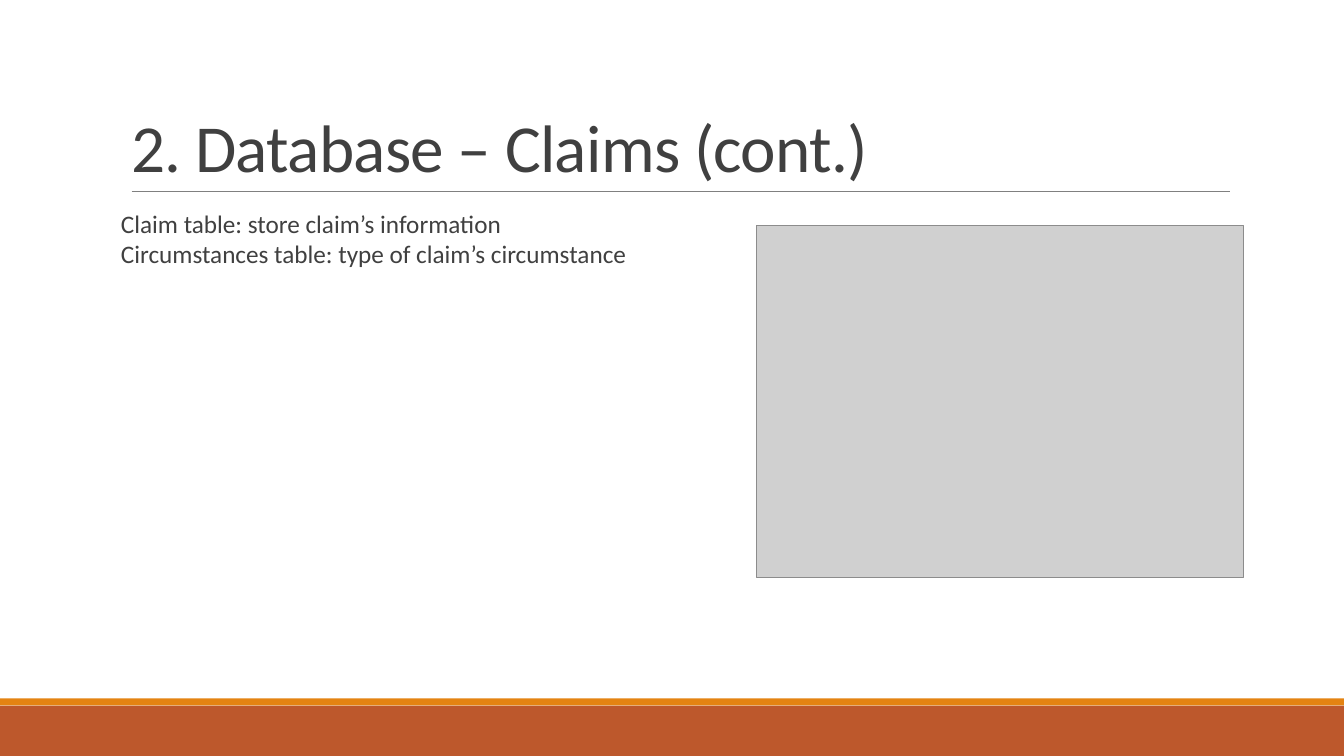
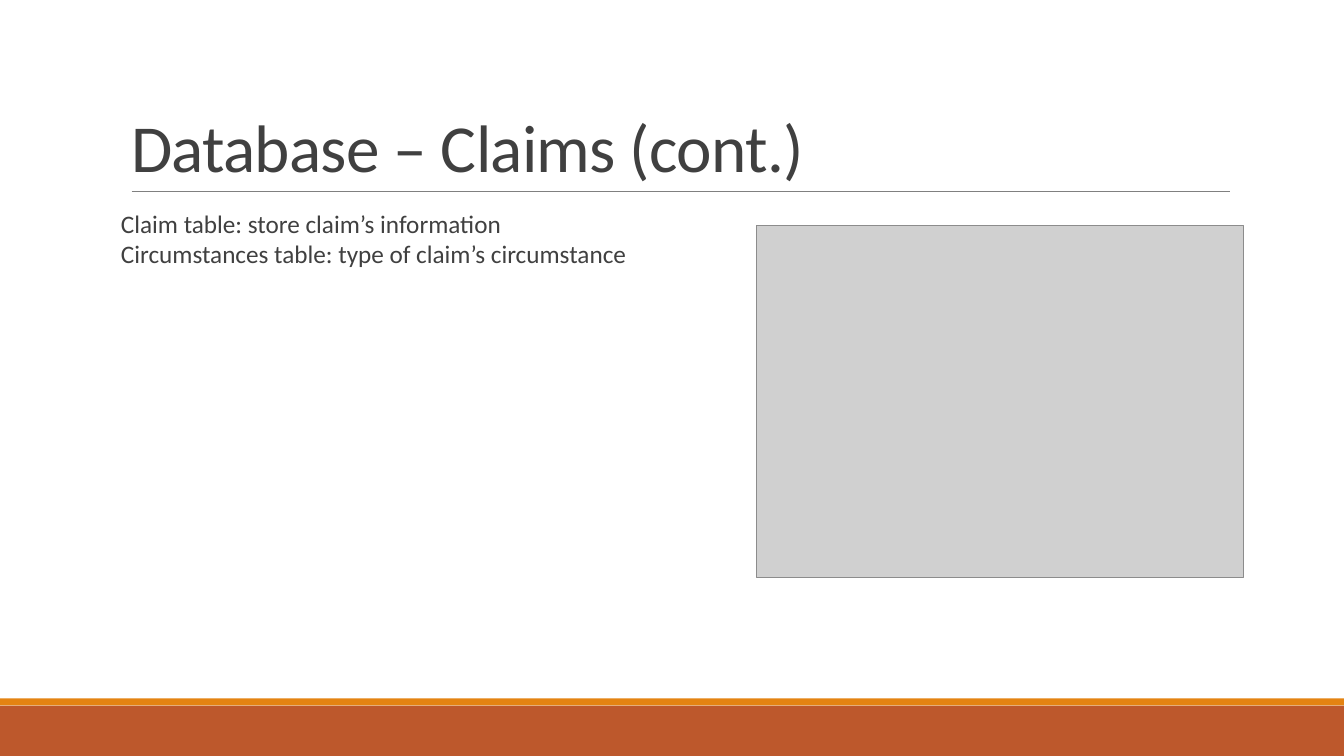
Before and after one commit to kaka-develop/ec-management, a slide deck: slide 10 of documents/Presentation.pptx (slide 5 before the commit). Drawn at 1344x756 pixels with LibreOffice and Linux fonts; fonts in the diff are those of the drawing; grey boxes stand for pictures. Boxes give left, top, right and bottom in pixels: in the first picture for what was removed or moved away, otherwise in the second. Text is boxed around its words. In the diff, an @@ line names an element or a change of style, - is before the commit and + after.

```diff
--- a/documents/Presentation.pptx
+++ b/documents/Presentation.pptx
@@ title at <box>131,123,804,181</box>: text changed @@
-2. Database – Claims (cont.)
+Database – Claims (cont.)
```
Also in this commit, not shown: 7 other slides changed, 18 slides added.
